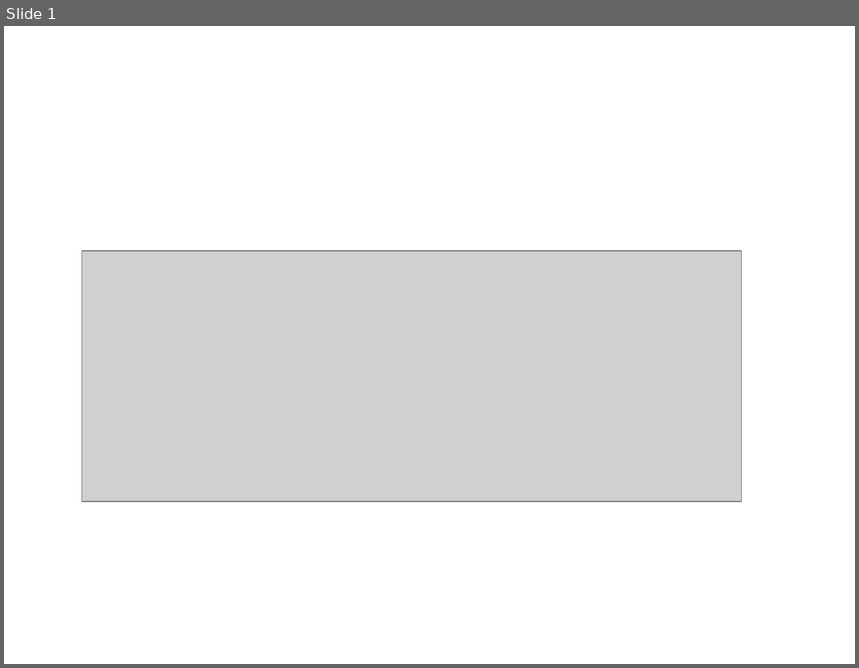
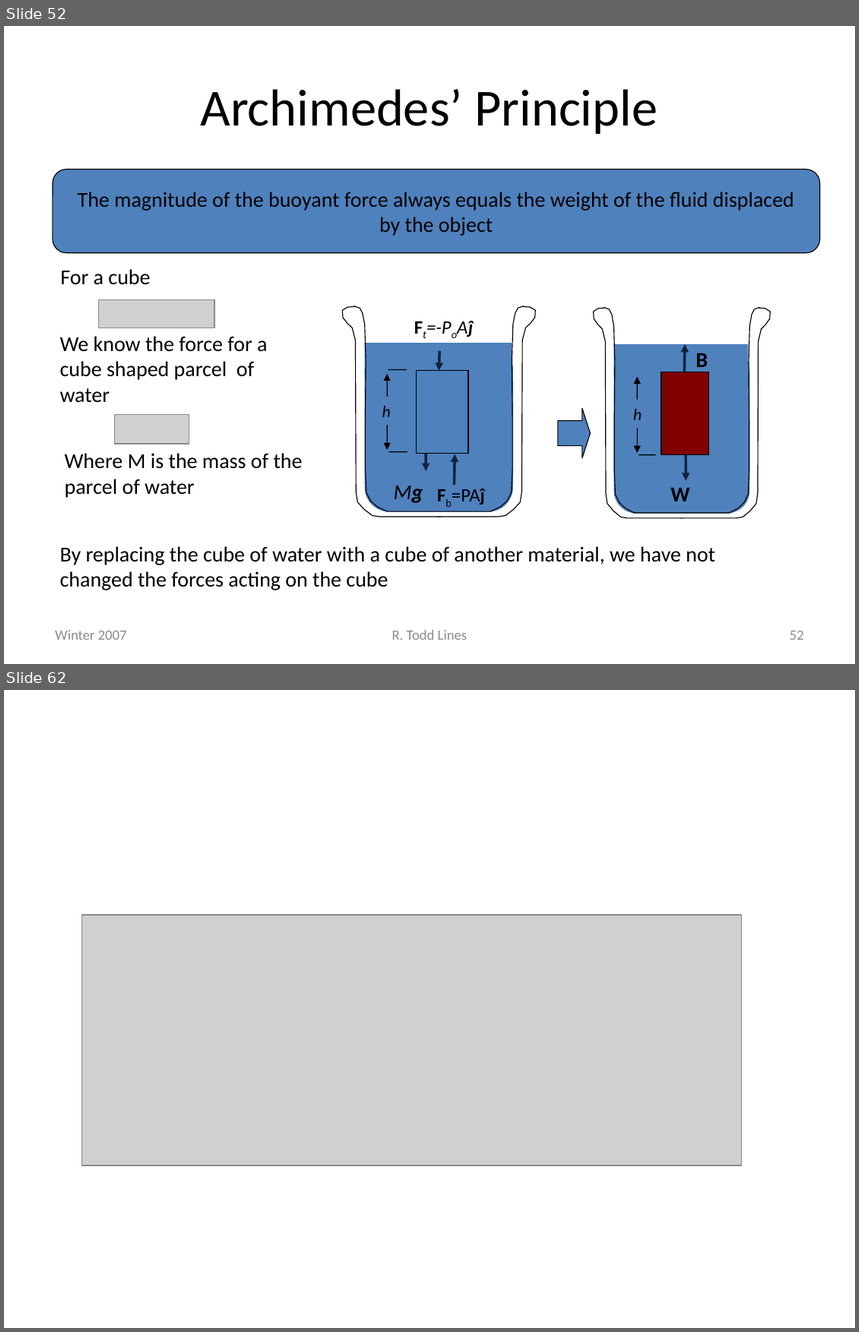
Before and after one commit to rtlines/Introductory-Physics-II, a slide deck: Lecture_Slides/PH 123 Lecture 25.pptx. Shown one above the other, each under a label of ours: slide 1 before the commit, slides 52 and 62 after it; the slides between them are not shown. The pictures are 859x668 and 859x1332 pixels, drawn with LibreOffice and Linux fonts; fonts in the diff are those of the drawing; grey boxes stand for pictures. Boxes give left, top, right and bottom in pixels: in the first picture for what was removed or moved away, otherwise in the second. Text is boxed around its words. In the diff, an @@ line names an element or a change of style, - is before the commit and + after.

```diff
--- a/Lecture_Slides/PH 123 Lecture 25.pptx
+++ b/Lecture_Slides/PH 123 Lecture 25.pptx
@@ slide 52 added at (4, 26, 855, 664), background #FFFFFF @@
@@ title added at (201, 89, 658, 134), 44 pt, text #000000 @@
+Archimedes’ Principle
@@ rounded rectangle added at (53, 169, 820, 252), fill #4F81BD, outline #000000 0.75 pt, 18 pt, text #000000 @@
+The magnitude of the buoyant force always equals the weight of the fluid displaced by the object
@@ text added at (60, 269, 150, 285), 18 pt, text #000000 @@
+For a cube
@@ picture added at (98, 300, 215, 329) @@
@@ text added at (60, 336, 267, 403), 18 pt, text #000000 @@
+We know the force for a cube shaped parcel of water
@@ group added at (343, 306, 535, 517): 4 freeform shapes, 4 texts, 3 arrows, 2 rectangles, 2 lines, 1 rounded rectangle, 1 double arrow @@
+Ft=-PoAĵ
+Mg
+Fb=PAĵ
+h
@@ right arrow added at (558, 408, 591, 458), fill #4F81BD, outline #000000 0.75 pt @@
@@ group added at (594, 308, 770, 518): 4 freeform shapes, 3 texts, 2 rectangles, 2 arrows, 1 rounded rectangle, 1 line, 1 double arrow @@
+W
+B
+h
@@ picture added at (115, 415, 189, 444) @@
@@ text added at (65, 453, 303, 498), 18 pt, text #000000 @@
+Where M is the mass of the parcel of water
@@ text added at (60, 547, 715, 591), 18 pt, text #000000 @@
+By replacing the cube of water with a cube of another material, we have not changed the forces acting on the cube
@@ text added at (55, 630, 127, 640), 12 pt, text #8C8C8C @@
+Winter 2007
@@ text added at (392, 630, 467, 640), 12 pt, text #8C8C8C @@
+R. Todd Lines
@@ page number added at (790, 631, 804, 640), 12 pt, text #8C8C8C @@
+52
@@ what was slide 1 is now slide 62 @@
```
Also in this commit, not shown: 60 other slides added, 48 other files.
